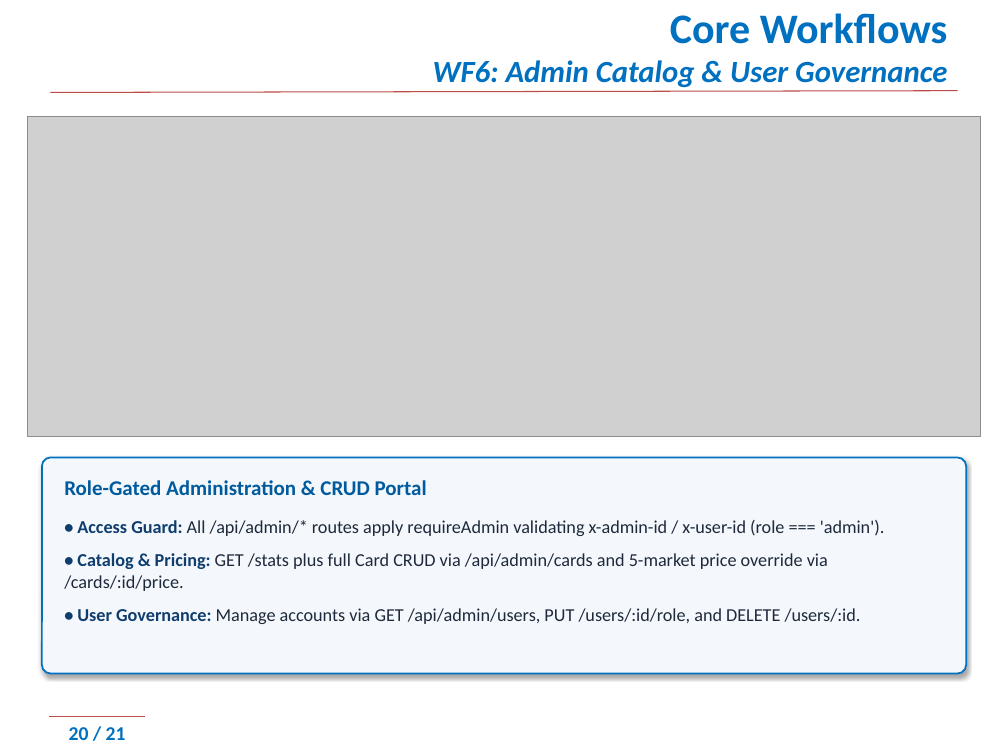
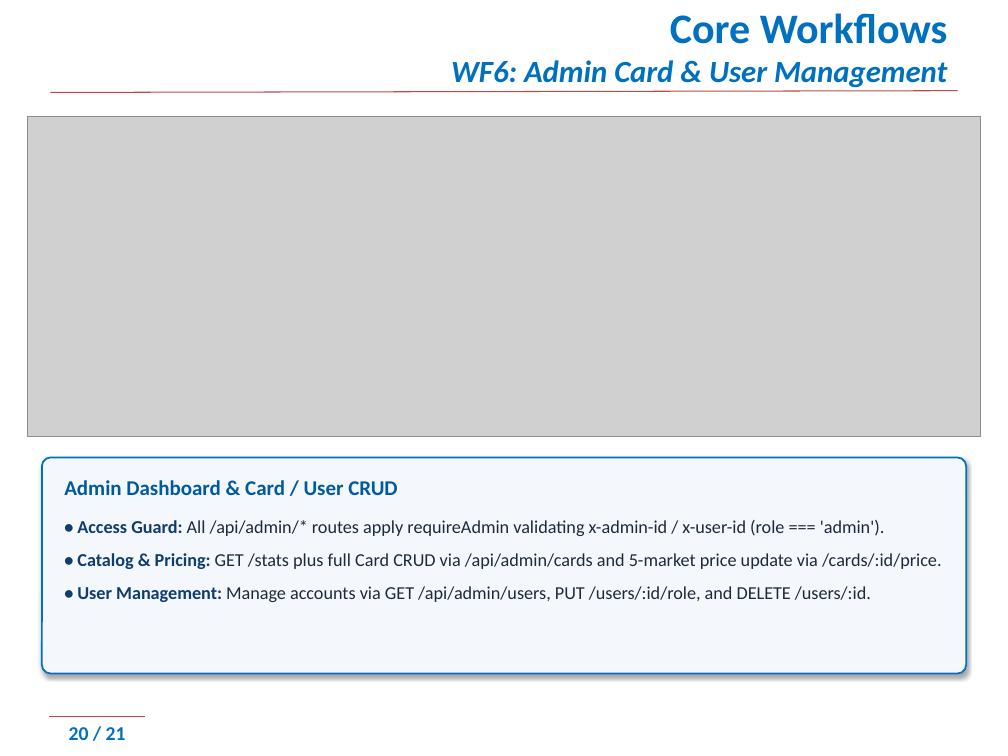
Before and after one commit to minhthanh1806/PROJECT_SDN, a slide deck: slide 20 of Tai lieu/Project Presentation.pptx. Drawn at 1008x756 pixels with LibreOffice and Linux fonts; fonts in the diff are those of the drawing; grey boxes stand for pictures; background and template pictures are left out. Boxes give left, top, right and bottom in pixels: in the first picture for what was removed or moved away, otherwise in the second. Text is boxed around its words. In the diff, an @@ line names an element or a change of style, - is before the commit and + after.

```diff
--- a/Tai lieu/Project Presentation.pptx
+++ b/Tai lieu/Project Presentation.pptx
@@ title at (451, 13, 947, 91): text changed @@
-Core Workflows
-WF6: Admin Catalog & User Governance
+Core Workflows
+WF6: Admin Card & User Management
@@ text in rounded rectangle at (64, 480, 397, 495): text changed @@
-Role-Gated Administration & CRUD Portal
+Admin Dashboard & Card / User CRUD
@@ text in rounded rectangle at (77, 553, 942, 602): text changed @@
-• Catalog & Pricing: GET /stats plus full Card CRUD via /api/admin/cards and 5-market price override via /cards/:id/price.
-• User Governance: Manage accounts via GET /api/admin/users, PUT /users/:id/role, and DELETE /users/:id.
+• Catalog & Pricing: GET /stats plus full Card CRUD via /api/admin/cards and 5-market price update via /cards/:id/price.
+• User Management: Manage accounts via GET /api/admin/users, PUT /users/:id/role, and DELETE /users/:id.
```
Also in this commit, not shown: 1 other slide changed, 13 other files.
